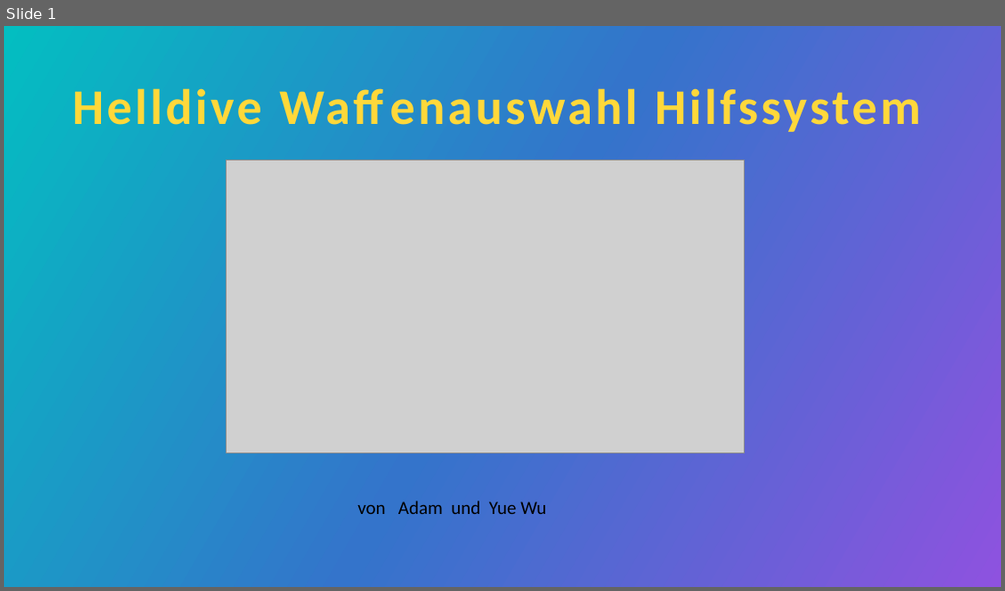
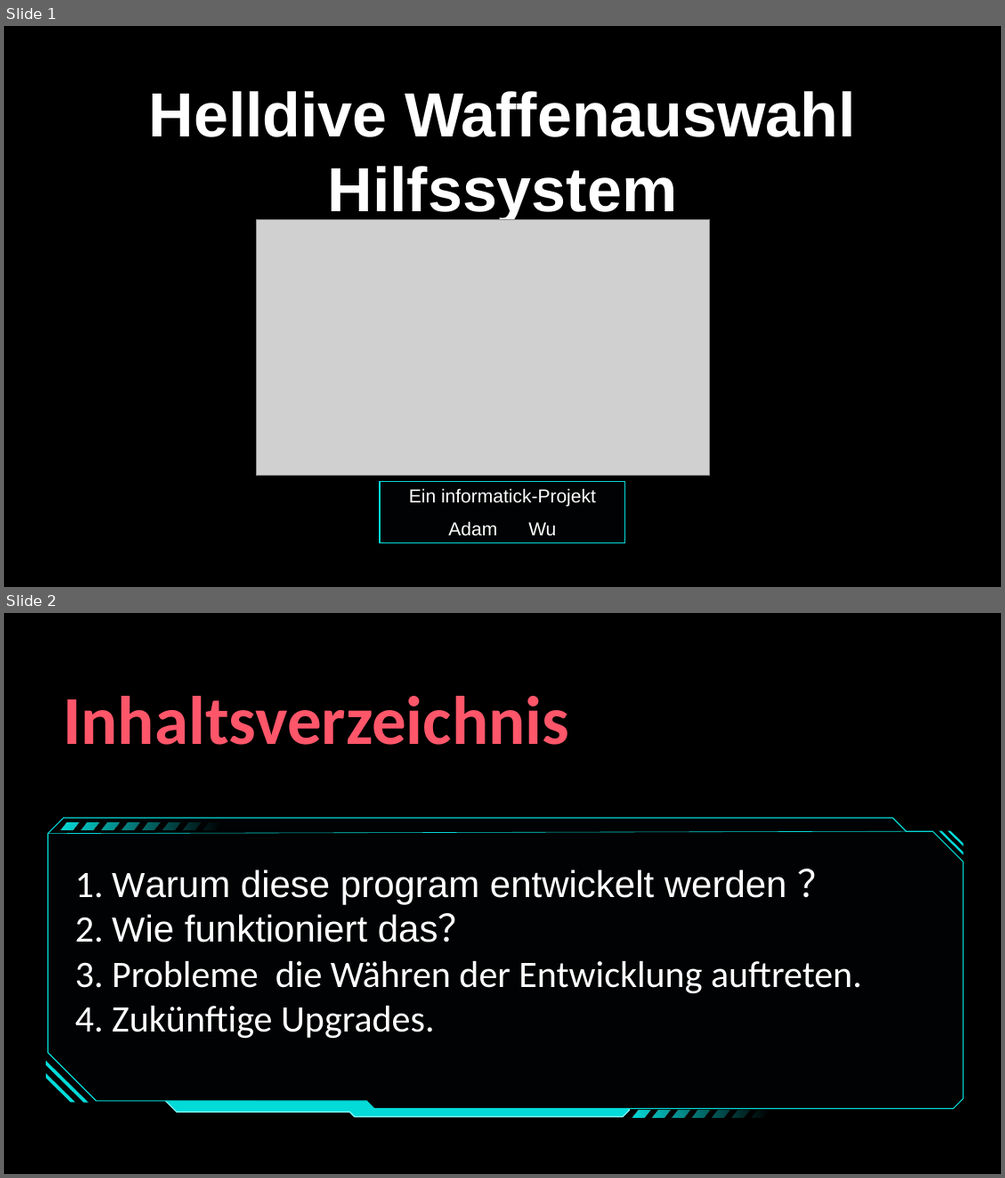
Before and after one commit to SmashedAdam/HELLDIVE, a slide deck: docs/Helldive Waffenauswahl Hilfssystem.pptx. Shown one above the other, each under a label of ours: slide 1 before the commit, slides 1 and 2 after it. The pictures are 1005x591 and 1005x1178 pixels, drawn with LibreOffice and Linux fonts; fonts in the diff are those of the drawing; grey boxes stand for pictures; background and template pictures are left out. Boxes give left, top, right and bottom in pixels: in the first picture for what was removed or moved away, otherwise in the second. Text is boxed around its words. In the diff, an @@ line names an element or a change of style, - is before the commit and + after.

```diff
--- a/docs/Helldive Waffenauswahl Hilfssystem.pptx
+++ b/docs/Helldive Waffenauswahl Hilfssystem.pptx
@@ slide 2 added at bbox=[4, 613, 1001, 1174], background #000000 @@
@@ title added at bbox=[63, 696, 569, 745], 66 pt, text gradient #EB3A48 to #FF566A to #F6AABA to #FFCFD9, bold @@
+Inhaltsverzeichnis
@@ freeform shape added at bbox=[48, 818, 963, 1109], fill #000203, outline #03DBD9 1 pt @@
@@ freeform shape added at bbox=[61, 822, 221, 829], fill gradient #03DBD9 @@
@@ line added from (48, 834) to (906, 831), #03DBD9 0.5 pt @@
@@ freeform shape added at bbox=[938, 829, 965, 855], fill #03DBD9 @@
@@ freeform shape added at bbox=[947, 829, 965, 847], fill #03DBD9 @@
@@ text added at bbox=[75, 869, 862, 1038], 36 pt, text #FFFFFF @@
+1. Warum diese program entwickelt werden ？
+2. Wie funktioniert das？
+3. Probleme die Währen der Entwicklung auftreten.
+4. Zukünftige Upgrades.
@@ freeform shape added at bbox=[146, 986, 630, 1116], fill #03DBD9, outline #8DFDFC 1 pt @@
@@ freeform shape added at bbox=[44, 1061, 89, 1104], fill #03DBD9 @@
@@ freeform shape added at bbox=[44, 1073, 75, 1104], fill #03DBD9 @@
@@ freeform shape added at bbox=[632, 1111, 769, 1117], fill gradient #03DBD9 @@
@@ slide 1 changed as well @@
@@ background gradient #03BEC1 to #3474CB to #8E52DF to picture (left out) @@
@@ title "Helldive Waffenauswahl Hilfssystem": place and size @@
-title "Helldive Waffenauswahl Hilfssystem" at bbox=[73, 88, 921, 132]
+title "Helldive Waffenauswahl Hilfssystem" at bbox=[149, 91, 856, 223]
@@ title "Helldive Waffenauswahl Hilfssystem" at bbox=[149, 91, 856, 223]: size 48 to 60 pt, font Calibri to Arial, text colour gradient #F8C334 to #FFD83A to #FFFD6D to #FFFEB8 to gradient #FFFFFF to #03DBD9, letter spacing 3 to 0 pt; vertical alignment middle to bottom @@
@@ picture: place and size @@
-picture at bbox=[226, 160, 744, 453]
+picture at bbox=[256, 220, 709, 475]
@@ text removed at bbox=[357, 500, 546, 514] @@
-von Adam und Yue Wu
@@ text added at bbox=[380, 482, 624, 543], fill #000203, outline #03DBD9 1 pt, 18 pt, text #FFFFFF @@
+Ein informatick-Projekt
+Adam Wu
```
Also in this commit, not shown: 5 other slides added, 6 slides removed.
